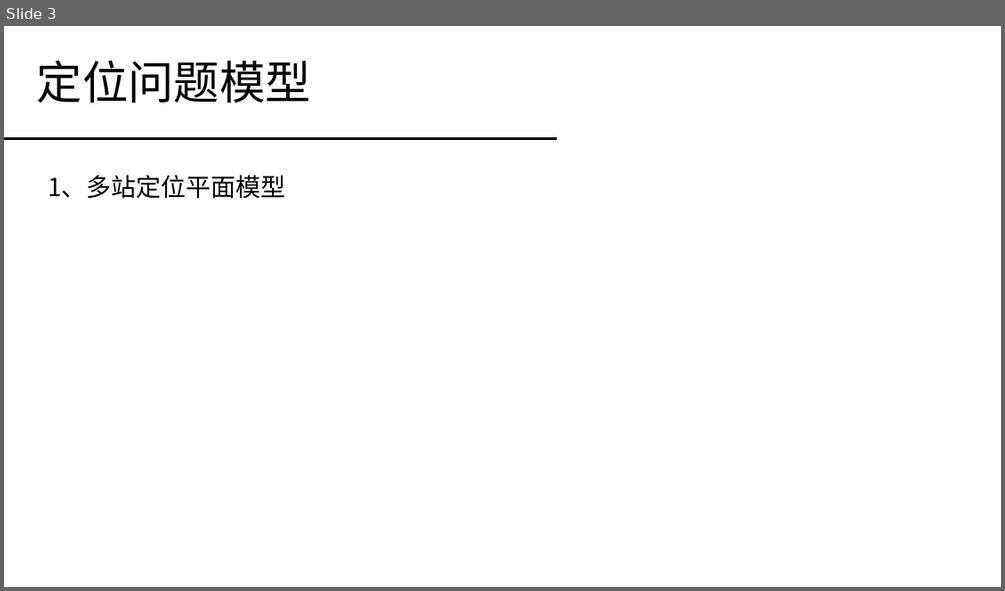
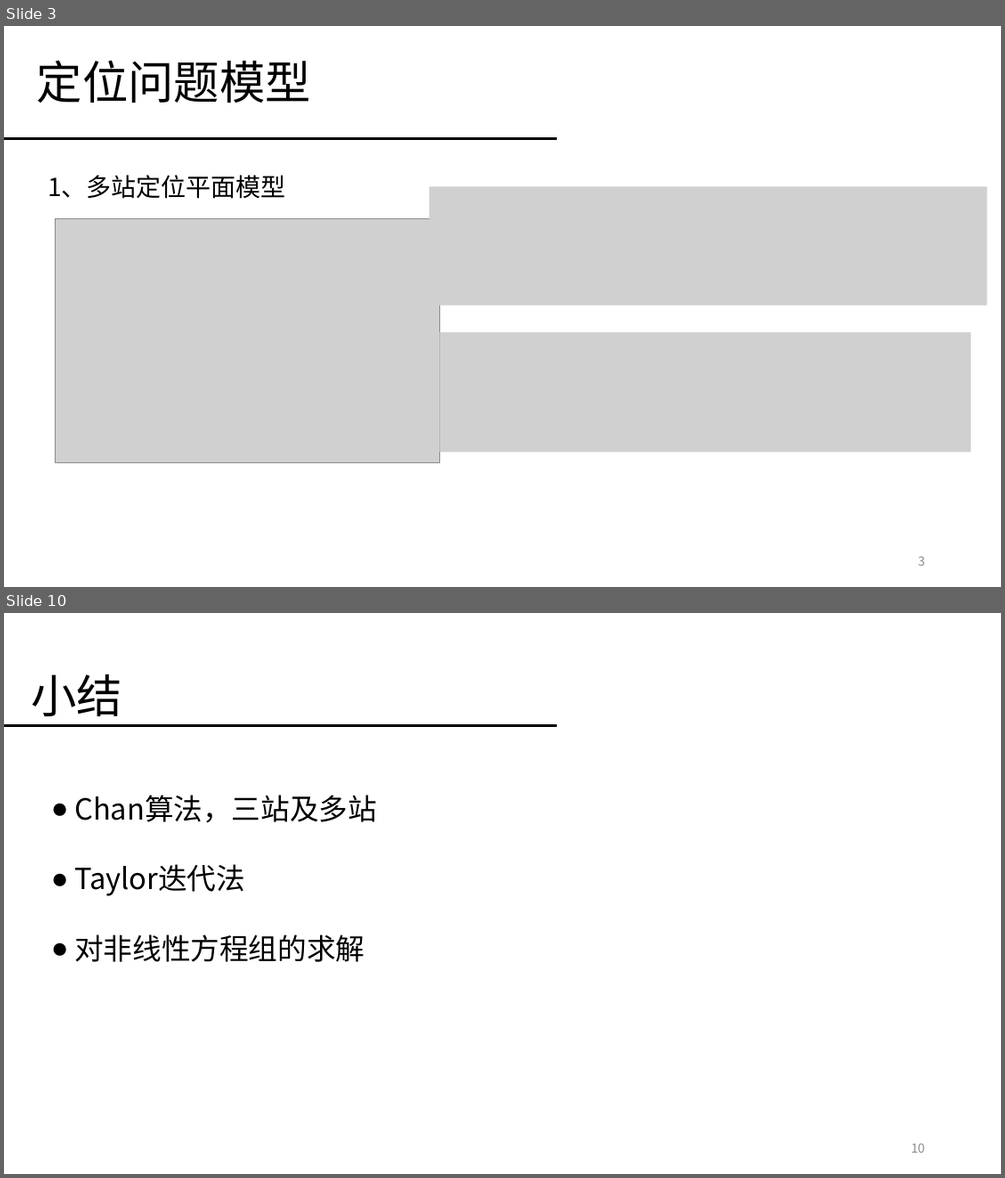
Before and after one commit to PengRui1995/-, a slide deck: 报告记录/阶段汇报2019-10-29 - 彭锐.pptx. Shown one above the other, each under a label of ours: slide 3 before the commit, slides 3 and 10 after it; the slides between them are not shown. The pictures are 1005x591 and 1005x1178 pixels, drawn with LibreOffice and Linux fonts; fonts in the diff are those of the drawing; grey boxes stand for pictures. Boxes give left, top, right and bottom in pixels: in the first picture for what was removed or moved away, otherwise in the second. Text is boxed around its words. In the diff, an @@ line names an element or a change of style, - is before the commit and + after.

```diff
--- a/报告记录/阶段汇报2019-10-29 - 彭锐.pptx
+++ b/报告记录/阶段汇报2019-10-29 - 彭锐.pptx
@@ slide 10 added at (x1=4, y1=613, x2=1001, y2=1174), background #FFFFFF @@
@@ title added at (x1=31, y1=674, x2=122, y2=716), 44 pt, text #000000 @@
+小结
@@ line added from (4, 725) to (557, 725), #000000 3 pt @@
@@ text added at (x1=74, y1=795, x2=377, y2=962), 28 pt, text #000000 @@
+● Chan算法，三站及多站
+● Taylor迭代法
+● 对非线性方程组的求解
@@ page number added at (x1=911, y1=1143, x2=925, y2=1152), 12 pt, text #8C8C8C @@
+10
@@ slide 3 changed as well @@
@@ picture added at (x1=429, y1=187, x2=987, y2=305) @@
@@ picture added at (x1=55, y1=218, x2=440, y2=463) @@
@@ picture added at (x1=440, y1=332, x2=971, y2=451) @@
@@ page number added at (x1=918, y1=556, x2=925, y2=565), 12 pt, text #8C8C8C @@
+3
```
Also in this commit, not shown: 3 other slides changed, 17 other slides added, 2 slides removed, 4 other files.
